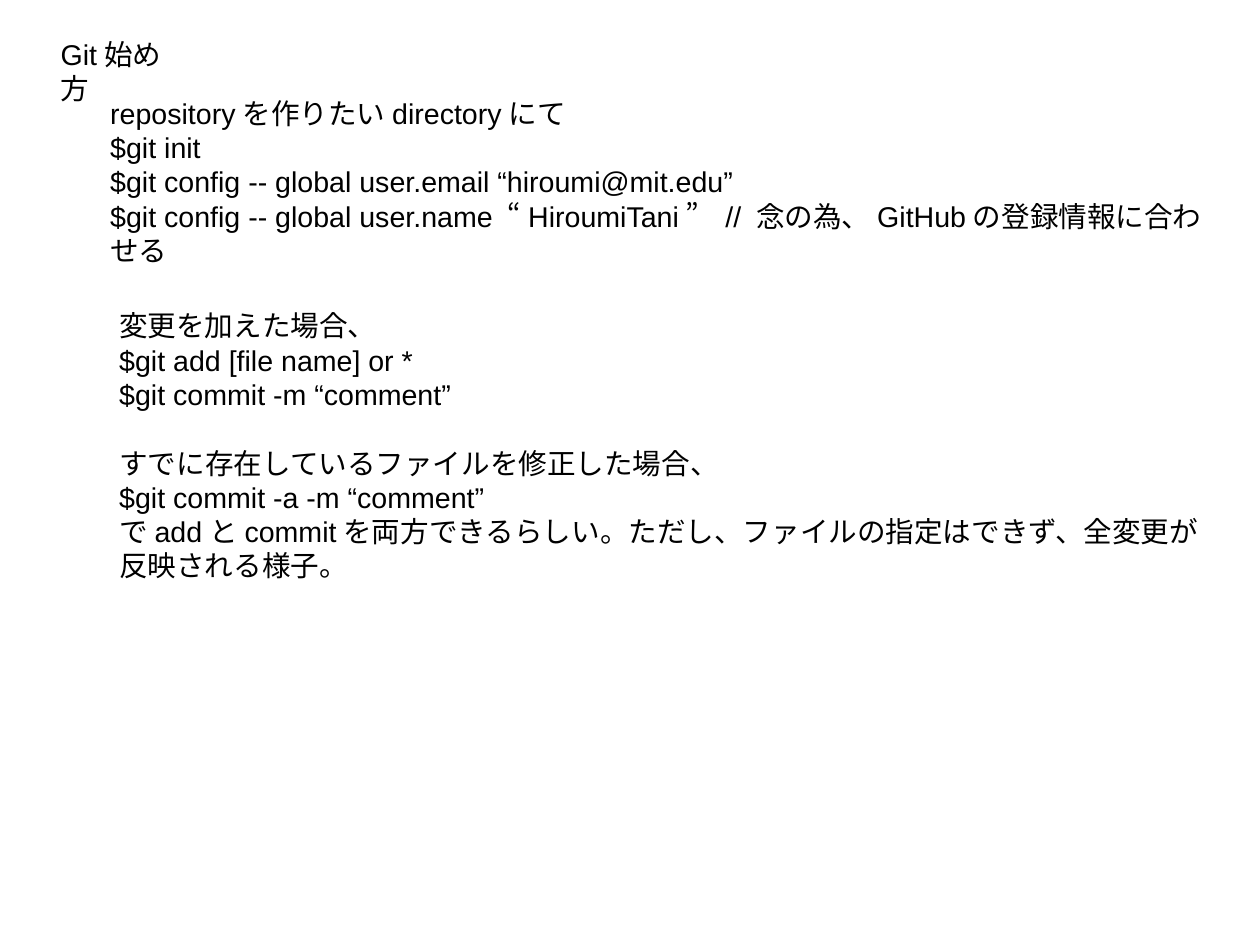
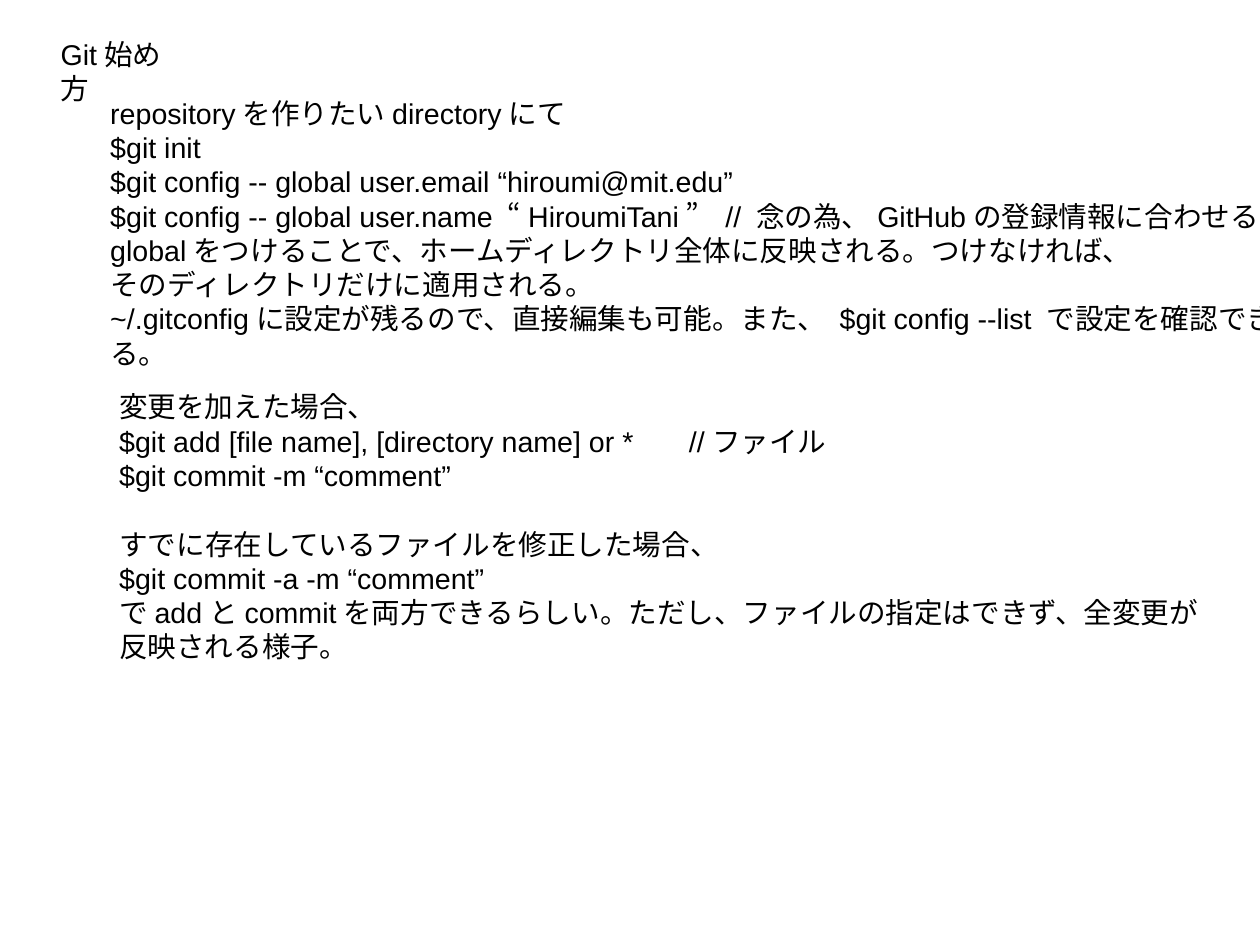
Before and after one commit to HiroumiTani/sample, a slide deck: slide 2 of how-to-git.odp (slide 1 before the commit). Drawn at 1260x945 pixels with LibreOffice and Linux fonts; fonts in the diff are those of the drawing. Boxes give left, top, right and bottom in pixels: in the first picture for what was removed or moved away, otherwise in the second. Text is boxed around its words. In the diff, an @@ line names an element or a change of style, - is before the commit and + after.

```diff
--- a/how-to-git.odp
+++ b/how-to-git.odp
@@ text at bbox=[110, 232, 1260, 366]: paragraphs added @@
+globalをつけることで、ホームディレクトリ全体に反映される。つけなければ、
+そのディレクトリだけに適用される。
+~/.gitconfigに設定が残るので、直接編集も可能。また、 $git config --list で設定を確認できる。
@@ text "変更を加えた場合、": place and size @@
-text "変更を加えた場合、" at bbox=[119, 312, 1198, 579]
+text "変更を加えた場合、" at bbox=[119, 393, 1198, 660]
@@ text at bbox=[119, 430, 826, 457]: text changed @@
-$git add [file name] or *
+$git add [file name], [directory name] or * //ファイル
```
Also in this commit, not shown: 2 slides added.
